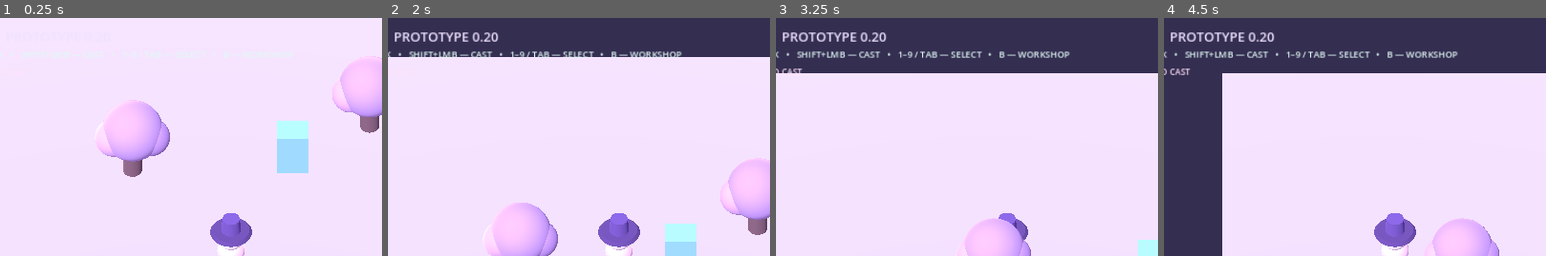
Above: before the commit, frames 1-4 (left to right).
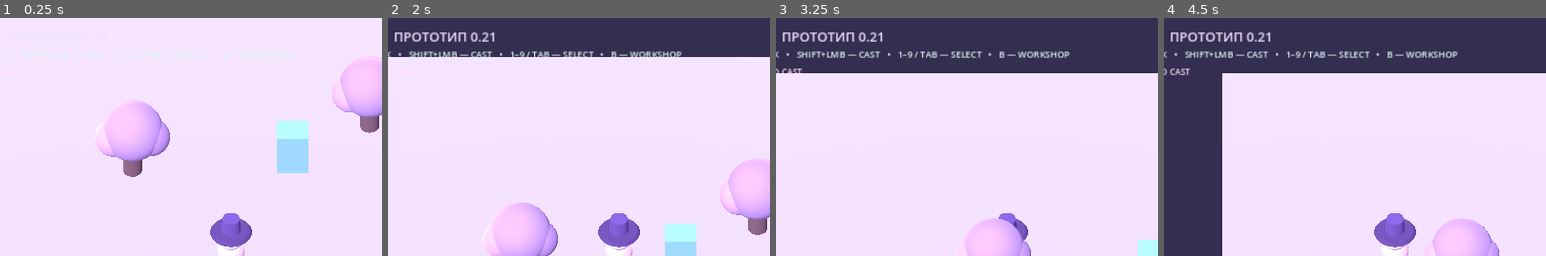
Above: after the commit, the same moments.

Repository: 0ri-space-cat/luna-dev-mode
Game: Godot game, scene res://scenes/main.tscn
The game is run twice, just before and just after one commit, with the same random seed, the same clock (stepped at 60 frames per second) and the same inputs.
Inputs (mouse positions are % of the whole screen's width and height, from its top left):
- Up to frame 1 (0.25 s): no input
- Up to frame 2 (2 s): click "ENGLISH" at 0.5 s; tap Enter at 1.25 s; move the mouse to (45, 70) at 1.27 s; hold W (move_forward) from 1.28 s (still down); tap Z at 1.35 s; click (45, 70) at 1.42 s
- Up to frame 3 (3.25 s): release W (move_forward) at 2 s; drag from (80, 65) to (45, 70) at 2.02 s; tap Space at 2.75 s; move the mouse to (20, 35) at 2.77 s; hold A (move_left) from 2.78 s (still down); tap 9 at 2.85 s
- Up to frame 4 (4.5 s): release A (move_left) at 3.5 s; drag from (55, 50) to (20, 35) at 3.52 s; click "✓ DONE [ESC]" at 4.25 s
The pictures show only the part of the screen within x 20-70%, y 0-50%; the shares and areas given below are measured in that part.

The runs differ from the first frame. In frame 2, 0.7% of the frame differs, in the area x 2-29%, y 6-10%; in frame 3, 0.7%; in frame 4, 0.7%.

Commit message:
chore: mark current systemic gameplay graybox as version 0.21

Diff:
--- a/scripts/main.gd
+++ b/scripts/main.gd
@@ -471,13 +471,13 @@
 	pause_tint = ColorRect.new()
 	pause_tint.name = "HackModeTurquoiseMist"
 	pause_tint.set_anchors_and_offsets_preset(Control.PRESET_FULL_RECT)
-	pause_tint.color = Color(0.20, 0.89, 0.86, 0.13)
+	pause_tint.color = Color(0.21, 0.89, 0.86, 0.13)
 	pause_tint.mouse_filter = Control.MOUSE_FILTER_IGNORE
 	pause_tint.visible = false
 	layer.add_child(pause_tint)
 
 	var header := Label.new()
-	header.text = "LUNA: DEV MODE   ✦   ПРОТОТИП 0.20"
+	header.text = "LUNA: DEV MODE   ✦   ПРОТОТИП 0.21"
 	header.position = Vector2(24, 16)
 	header.add_theme_font_size_override("font_size", 22)
 	header.add_theme_color_override("font_color", Color("efe2ff"))
